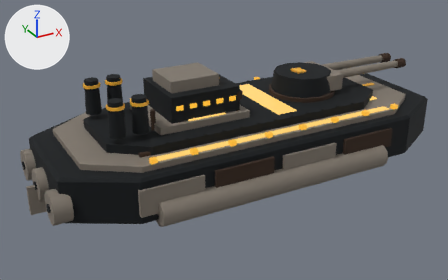
What one commit did to the glTF model docs/concept-art/models/bulwark-bathyarch.glb.
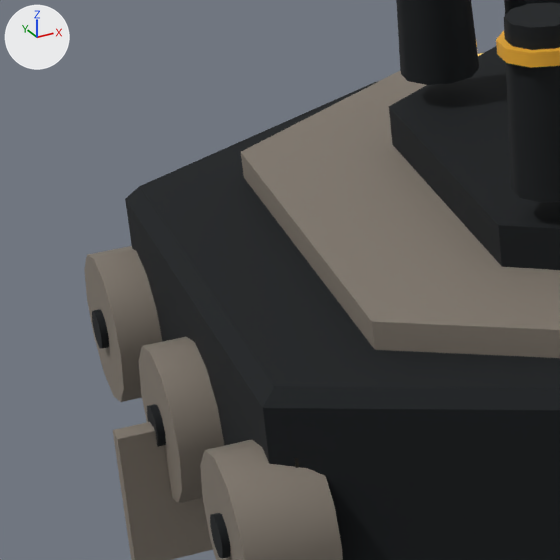
The first picture shows the older version from a 50 mm lens placed at (-104.8, -175.9, 86.5), pointed at (-8.1, -0.1, -1.4). The close-ups show the older and then the newer version on the part from 1% to 27% of the width and 35% to 76% of the height of that picture. Only the edits that show in the close-ups are written down. Lighting does not change. The marker at upper left points along +X, +Y and +Z. Where no turn or scale is listed for an object, it has been applied to the vertices.

Names of what the first close-up shows: 'armour_tier_1', 'armour_tier_2', 'engine_vent_5', 'hull_slab', 'prop_hub_2', 'prop_shroud_0', 'prop_shroud_1', 'prop_shroud_2', 'rudder', 'stack_1', 'stack_3', 'stack_band_3' and 3 more.
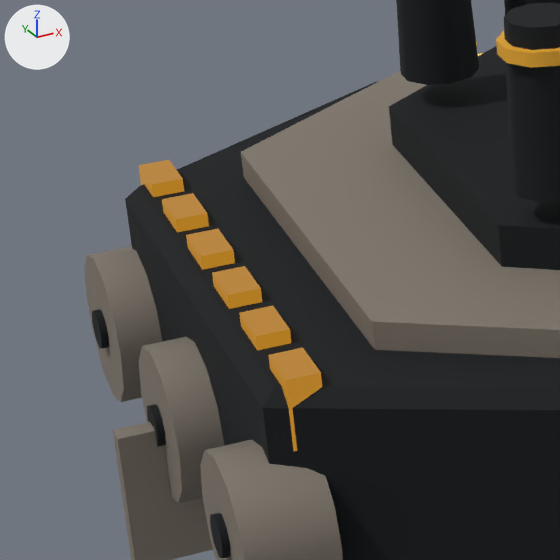
Where the change shows, as pixel boxes (x1, y1, x2, y2) in the close-ups (560 x 560 px):
'engine_vent_5', recoloured, moved (mostly hidden before): before (294, 458, 299, 468); after (268, 348, 322, 451)
'engine_vent_4', recoloured, moved (not visible before): after (240, 306, 291, 351)
'engine_vent_3', recoloured, moved (not visible before): after (212, 266, 262, 309)
'engine_vent_2', recoloured, moved (not visible before): after (186, 229, 235, 270)
'engine_vent_1', recoloured, moved (not visible before): after (162, 193, 209, 232)
'engine_vent_0', recoloured, moved (not visible before): after (138, 160, 184, 197)

What changed in the scene script:
```text
Add mat_amber_vent:
    mat_amber_vent = principled_material('amber_vent')
    mat_amber_vent.base_color = (0.00605, 0.00439, 0.00182)  # black #120e06
    mat_amber_vent.roughness = 0.4
    mat_amber_vent.emission_color = (0.434, 0.195, 0.013)  # brown #b07a1e
    mat_amber_vent.emission_strength = 1.0
Change me_mesh_54:
    where me_mesh_54.from_pydata(...)  # 8 vertices, 12 faces; spans x -1.03..1.03, y -1.87..1.87, z -2.34..2.34
    remove me_mesh_54.materials.append(mat_amber_lamp_unlit)  # black #1a1408
    add me_mesh_54.materials.append(mat_amber_vent)  # black #120e06, glowing brown #b07a1e
Change me_mesh_55:
    where me_mesh_55.from_pydata(...)  # 8 vertices, 12 faces; spans x -1.03..1.03, y -1.87..1.87, z -2.34..2.34
    remove me_mesh_55.materials.append(mat_amber_lamp_unlit)  # black #1a1408
    add me_mesh_55.materials.append(mat_amber_vent)  # black #120e06, glowing brown #b07a1e
Change me_mesh_56:
    where me_mesh_56.from_pydata(...)  # 8 vertices, 12 faces; spans x -1.03..1.03, y -1.87..1.87, z -2.34..2.34
    remove me_mesh_56.materials.append(mat_amber_lamp_unlit)  # black #1a1408
    add me_mesh_56.materials.append(mat_amber_vent)  # black #120e06, glowing brown #b07a1e
Change me_mesh_57:
    where me_mesh_57.from_pydata(...)  # 8 vertices, 12 faces; spans x -1.03..1.03, y -1.87..1.87, z -2.34..2.34
    remove me_mesh_57.materials.append(mat_amber_lamp_unlit)  # black #1a1408
    add me_mesh_57.materials.append(mat_amber_vent)  # black #120e06, glowing brown #b07a1e
Change me_mesh_58:
    where me_mesh_58.from_pydata(...)  # 8 vertices, 12 faces; spans x -1.03..1.03, y -1.87..1.87, z -2.34..2.34
    remove me_mesh_58.materials.append(mat_amber_lamp_unlit)  # black #1a1408
    add me_mesh_58.materials.append(mat_amber_vent)  # black #120e06, glowing brown #b07a1e
Change me_mesh_59:
    where me_mesh_59.from_pydata(...)  # 8 vertices, 12 faces; spans x -1.03..1.03, y -1.87..1.87, z -2.34..2.34
    remove me_mesh_59.materials.append(mat_amber_lamp_unlit)  # black #1a1408
    add me_mesh_59.materials.append(mat_amber_vent)  # black #120e06, glowing brown #b07a1e
Change ob_engine_vent_0:
    ob_engine_vent_0.location: (-68.69, 16.36, 0.0) -> (-68.69, 16.36, 5.14)
Change ob_engine_vent_1:
    ob_engine_vent_1.location: (-68.69, 9.81, 0.0) -> (-68.69, 9.81, 5.14)
Change ob_engine_vent_2:
    ob_engine_vent_2.location: (-68.69, 3.27, 0.0) -> (-68.69, 3.27, 5.14)
Change ob_engine_vent_3:
    ob_engine_vent_3.location: (-68.69, -3.27, 0.0) -> (-68.69, -3.27, 5.14)
Change ob_engine_vent_4:
    ob_engine_vent_4.location: (-68.69, -9.81, 0.0) -> (-68.69, -9.81, 5.14)
Change ob_engine_vent_5:
    ob_engine_vent_5.location: (-68.69, -16.36, 0.0) -> (-68.69, -16.36, 5.14)
```
